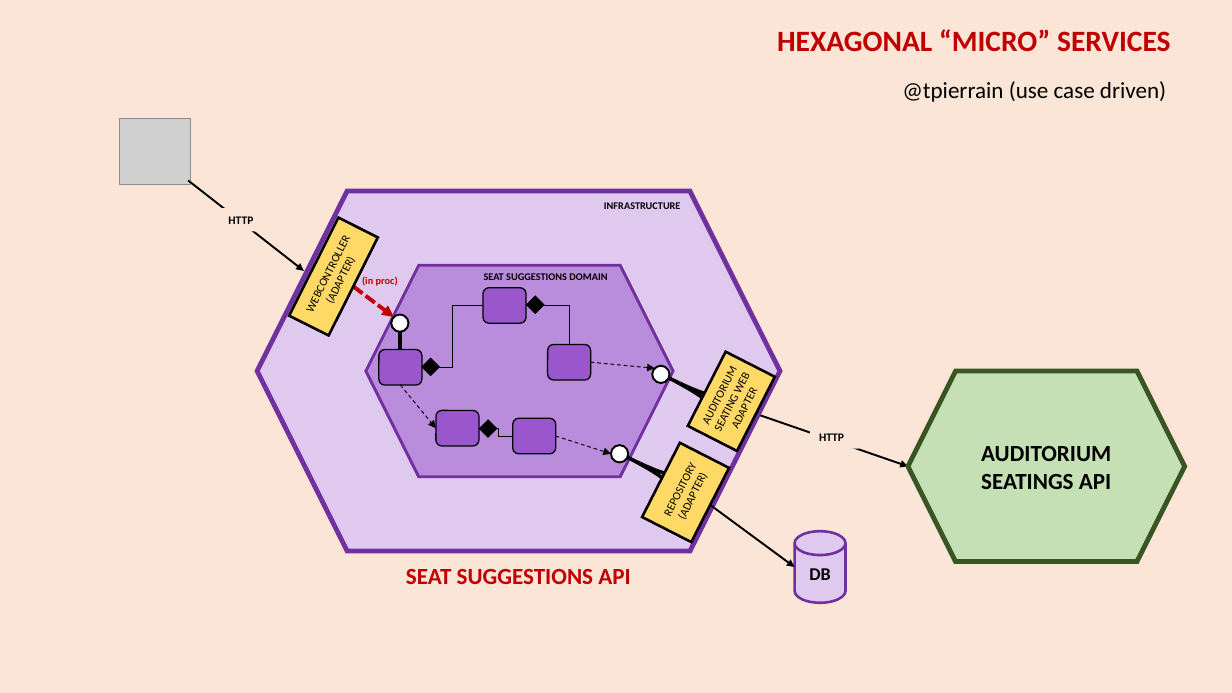
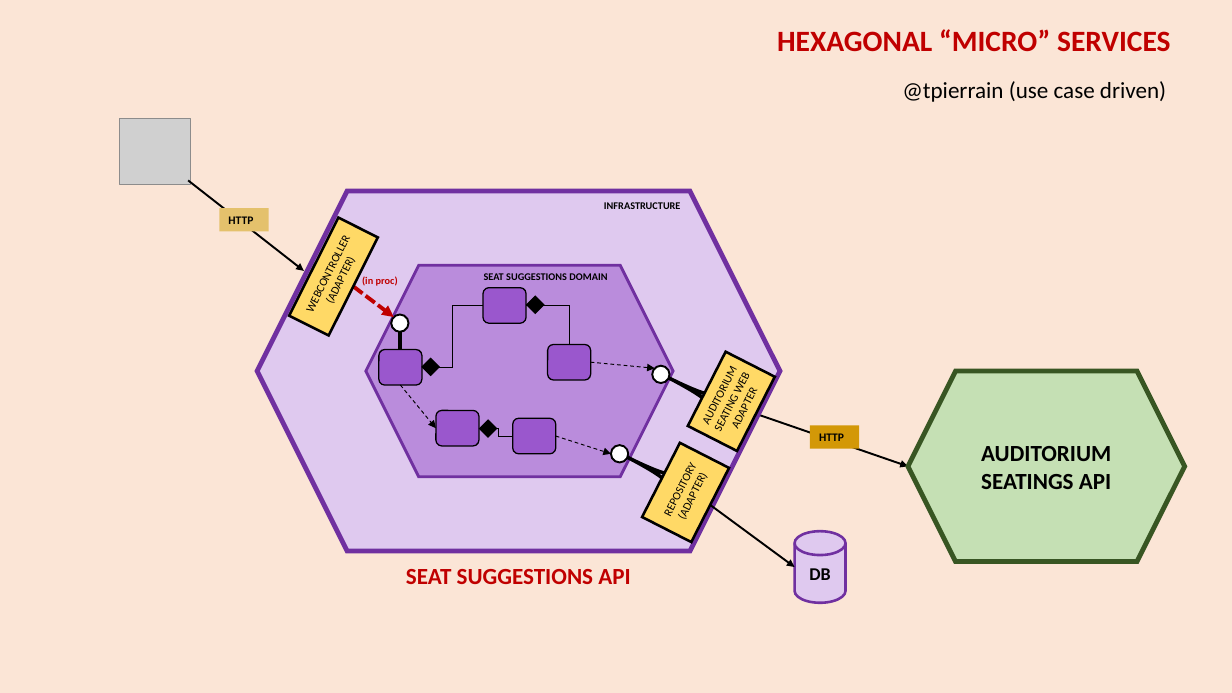
Before and after one commit to tpierrain/talk-hexagonal-and-beyond, a slide deck: slide 2 of HexagonalAndBeyond.pptx (slide 6 before the commit). Drawn at 1232x693 pixels with LibreOffice and Linux fonts; fonts in the diff are those of the drawing; grey boxes stand for pictures; background and template pictures are left out. Boxes give left, top, right and bottom in pixels: in the first picture for what was removed or moved away, otherwise in the second. Text is boxed around its words. In the diff, an @@ line names an element or a change of style, - is before the commit and + after.

```diff
--- a/HexagonalAndBeyond.pptx
+++ b/HexagonalAndBeyond.pptx
@@ rectangle "HTTP": place and size @@
-rectangle "HTTP" at (228, 216, 253, 224)
+rectangle "HTTP" at (219, 208, 268, 231)
@@ rectangle "HTTP" at (219, 208, 268, 231): fill none to #E4C16C @@
@@ rectangle "HTTP": place and size @@
-rectangle "HTTP" at (819, 433, 844, 441)
+rectangle "HTTP" at (811, 425, 860, 448)
@@ rectangle "HTTP" at (811, 425, 860, 448): fill none to #D39807 @@
```
Also in this commit, not shown: 3 other slides changed, 3 slides added, 1 slide removed.
